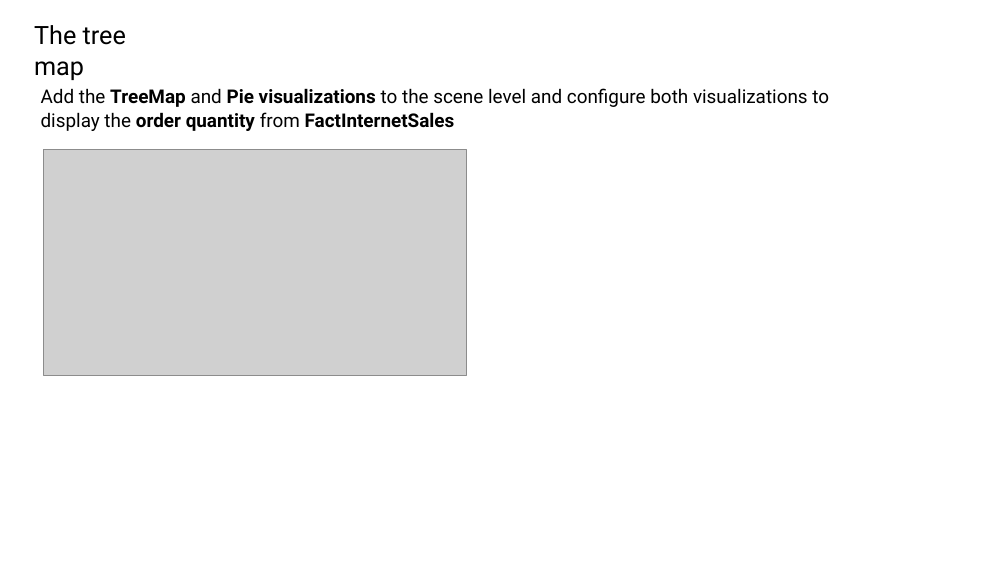
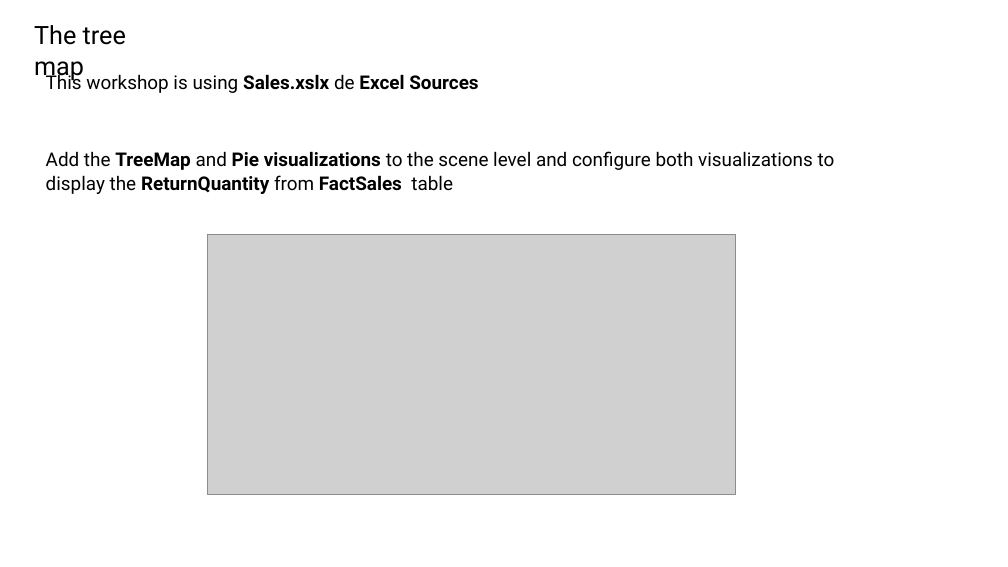
Before and after one commit to bejaouibechir/PowerBI, a slide deck: slide 2 of English/6.Visuals/7.The TreeMap.pptx. Drawn at 1008x567 pixels with LibreOffice and Linux fonts; fonts in the diff are those of the drawing; grey boxes stand for pictures. Boxes give left, top, right and bottom in pixels: in the first picture for what was removed or moved away, otherwise in the second. Text is boxed around its words. In the diff, an @@ line names an element or a change of style, - is before the commit and + after.

```diff
--- a/English/6.Visuals/7.The TreeMap.pptx
+++ b/English/6.Visuals/7.The TreeMap.pptx
@@ text added at bbox=[46, 72, 478, 93], 18 pt, text #000000, bold @@
+This workshop is using Sales.xslx de Excel Sources
@@ picture removed at bbox=[44, 150, 467, 376] @@
@@ text at bbox=[46, 151, 835, 194]: text changed @@
-Add the TreeMap and Pie visualizations to the scene level and configure both visualizations to display the order quantity from FactInternetSales
+Add the TreeMap and Pie visualizations to the scene level and configure both visualizations to display the ReturnQuantity from FactSales table
@@ picture added at bbox=[207, 234, 736, 495] @@
```
Also in this commit, not shown: 3 other slides changed, 2 slides added, 15 other files.
